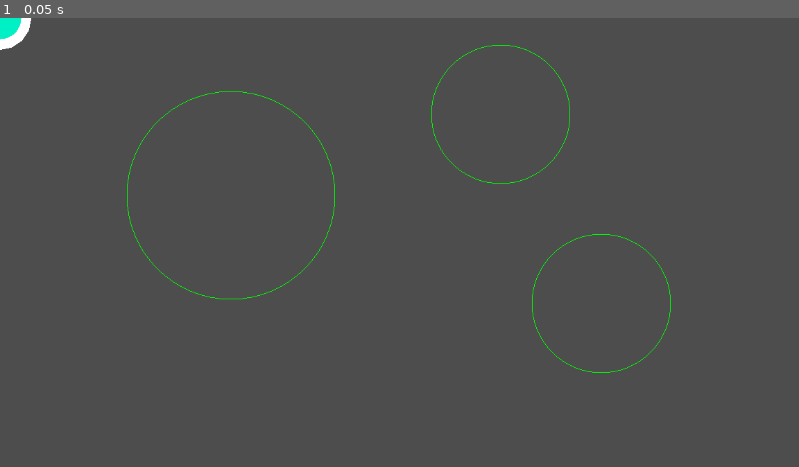
Above: before the commit, frame 1.
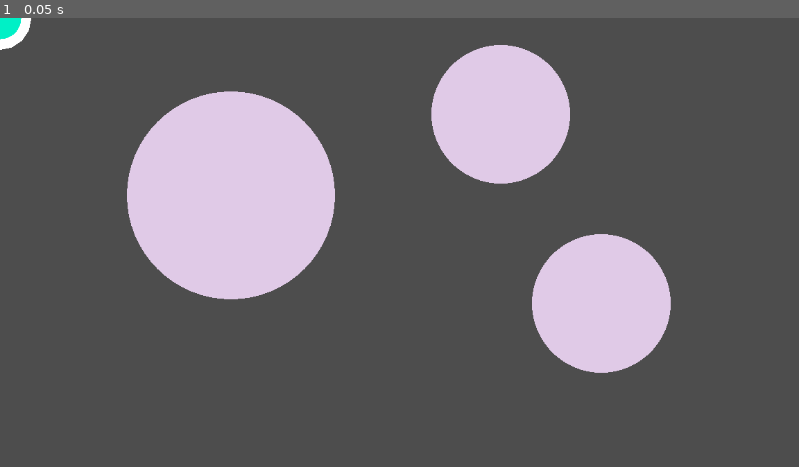
Above: after the commit, the same moment.

Repository: SashaMkrv/godot-4.3-constraint-movement
Game: Godot game, scene res://example-motion/scenes/avoiding-chain-movement.tscn
Two runs of this game, one before a commit and one after it. Both use one fixed random seed, a clock stepped at 60 frames per second and the inputs below. The project has no main scene, so this scene is started directly.
Inputs:
- Up to frame 1 (0.05 s): no input

The runs differ from the first frame. In frame 1, 18% of the frame differs, in the area x 15-84%, y 6-80%.

Commit message:
shorten worm and put obstacles underneath

Diff:
--- a/example-motion/scenes/avoiding-chain-movement.tscn
+++ b/example-motion/scenes/avoiding-chain-movement.tscn
@@ -17,6 +17,27 @@
 linkSize = 30.0
 minimumAngle = 150.0
 
+[node name="Obstacles" type="Node2D" parent="."]
+script = ExtResource("2_gwm18")
+
+[node name="Marker2D" type="Marker2D" parent="Obstacles" groups=["ObstacleMarker"]]
+position = Vector2(333, 256)
+script = ExtResource("3_os6s5")
+fillColor = Color(0.877891, 0.793319, 0.905606, 1)
+radius = 150
+
+[node name="Marker2D2" type="Marker2D" parent="Obstacles" groups=["ObstacleMarker"]]
+position = Vector2(867, 412)
+gizmo_extents = 50.0
+script = ExtResource("3_os6s5")
+fillColor = Color(0.877891, 0.793319, 0.905606, 1)
+
+[node name="Marker2D3" type="Marker2D" parent="Obstacles" groups=["ObstacleMarker"]]
+position = Vector2(722, 139)
+gizmo_extents = 75.0
+script = ExtResource("3_os6s5")
+fillColor = Color(0.877891, 0.793319, 0.905606, 1)
+
 [node name="CursorMarker" type="Line2D" parent="."]
 points = PackedVector2Array(0, 0, 0, 1)
 width = 90.0
@@ -25,7 +46,7 @@
 end_cap_mode = 2
 
 [node name="ChainLine" type="Line2D" parent="."]
-points = PackedVector2Array(0, 0, -200, 0, -400, 0, 0, 0, 0, …(232 unchanged characters)… 0, 0, 0, 0, 0, 0, 0, 0, 0, 0, 0, 0, 0, 0, 0, 0, 0, 0, 0, 0, 0, 0, 0, 0, 0, 0, 0, 0, 0, 0, 0, 0, 0, 0, 0, 0, 0, 0, 0, 0, 0, 0, 0, 0, 0, 0, 0, 0, 0, 0, 0, 0, 0, 0, 0, 0, 0, 0, 0, 0, 0, 0, 0, 0, 0, 0, 0, 0, 0, 0, 0, 0, 0, 0, 0, 0, 0, 0, 0, 0, 0, 0, 0, 0, 0, 0, 0, 0, 0, 0, 0, 0, 0, 0, 0, 0, 0, 0, 0, 0, 0, 0, 0, 0, 0, 0, 0, 0, 0, 0, 0, 0, 0, 0)
+points = PackedVector2Array(0, 0, -200, 0, -400, 0, 0, 0, 0, …(232 unchanged characters)… 0, 0, 0, 0, 0, 0, 0, 0, 0, 0, 0, 0, 0, 0)
 width = 75.0
 width_curve = SubResource("Curve_k8m8d")
 default_color = Color(0.0431373, 0.780392, 0.615686, 1)
@@ -34,24 +55,3 @@
 begin_cap_mode = 2
 end_cap_mode = 2
 round_precision = 14
-
-[node name="Obstacles" type="Node2D" parent="."]
-script = ExtResource("2_gwm18")
-
-[node name="Marker2D" type="Marker2D" parent="Obstacles" groups=["ObstacleMarker"]]
-position = Vector2(333, 256)
-script = ExtResource("3_os6s5")
-fill = false
-radius = 150
-
-[node name="Marker2D2" type="Marker2D" parent="Obstacles" groups=["ObstacleMarker"]]
-position = Vector2(867, 412)
-gizmo_extents = 50.0
-script = ExtResource("3_os6s5")
-fill = false
-
-[node name="Marker2D3" type="Marker2D" parent="Obstacles" groups=["ObstacleMarker"]]
-position = Vector2(722, 139)
-gizmo_extents = 75.0
-script = ExtResource("3_os6s5")
-fill = false
